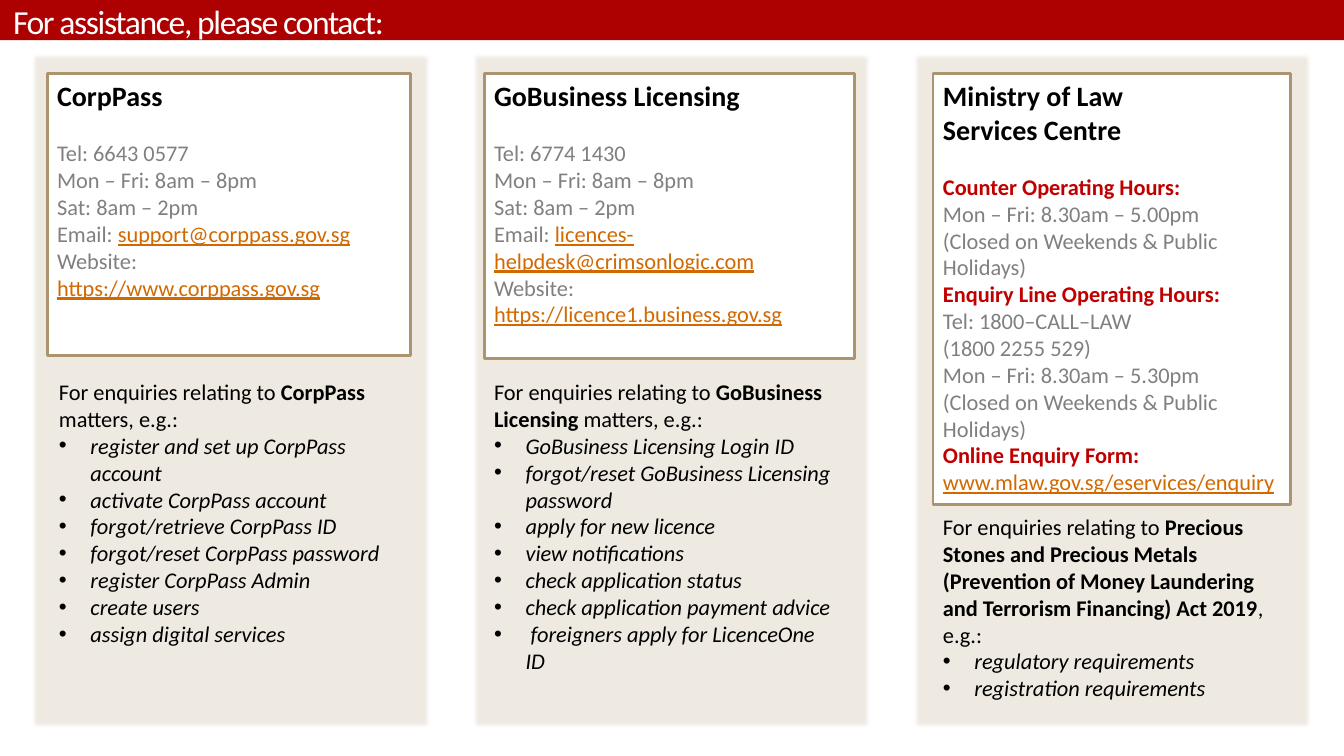
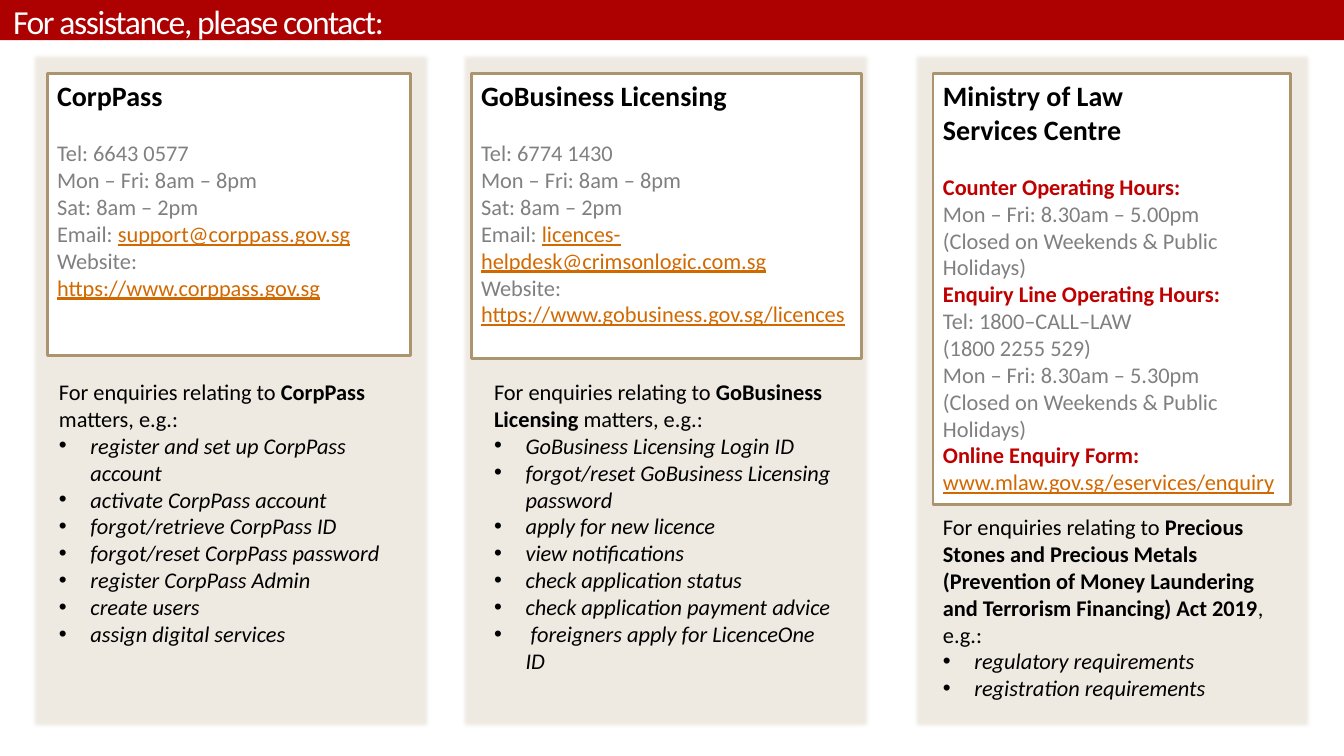
Before and after one commit to isomerpages/mlaw-acd, a slide deck: slide 1 of images/Helplines_20191031.pptx. Drawn at 1344x756 pixels with LibreOffice and Linux fonts; fonts in the diff are those of the drawing; background and template pictures are left out. Boxes give left, top, right and bottom in pixels: in the first picture for what was removed or moved away, otherwise in the second. Text is boxed around its words. In the diff, an @@ line names an element or a change of style, - is before the commit and + after.

Commit message:
updated .com.sg + URL for GoBusiness

```diff
--- a/images/Helplines_20191031.pptx
+++ b/images/Helplines_20191031.pptx
@@ rectangle: place and size @@
-rectangle at bbox=[471, 52, 872, 729]
+rectangle at bbox=[461, 52, 872, 729]
@@ rectangle "GoBusiness Licensing": place and size @@
-rectangle "GoBusiness Licensing" at bbox=[484, 74, 854, 359]
+rectangle "GoBusiness Licensing" at bbox=[471, 74, 862, 359]
@@ text in rectangle at bbox=[481, 226, 845, 326]: text changed @@
-Email: licences-helpdesk@crimsonlogic.com
-Website: https://licence1.business.gov.sg
+Email: licences-helpdesk@crimsonlogic.com.sg
+Website: https://www.gobusiness.gov.sg/licences
```
Also in this commit, not shown: 2 other files.
